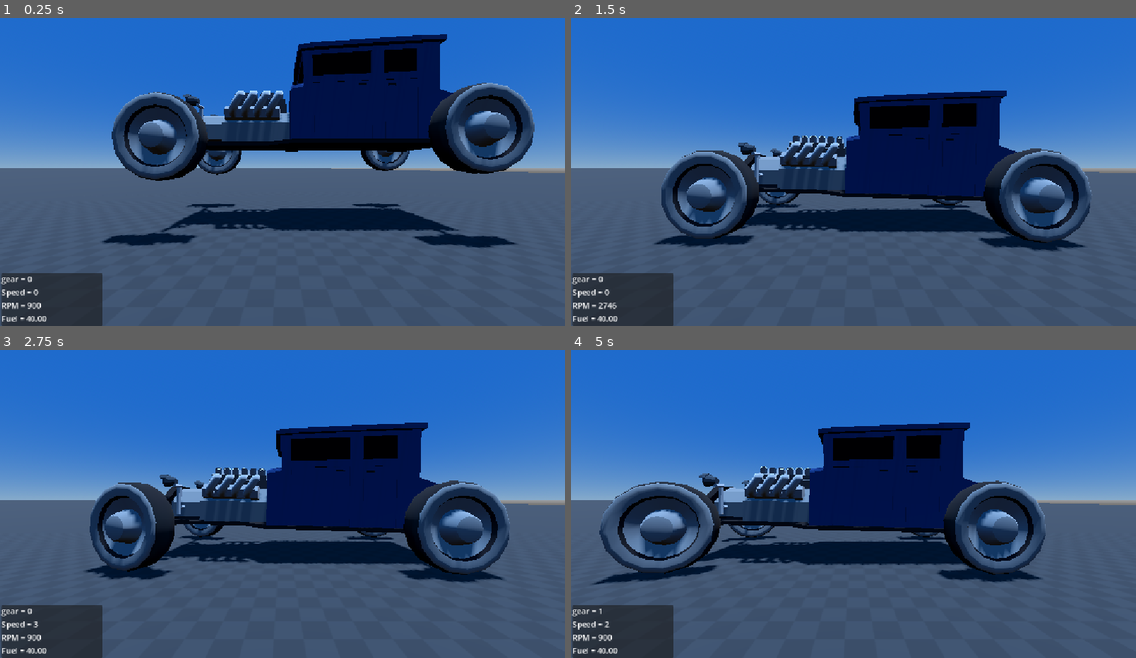
Above: before the commit, frames 1-4 (two rows, left to right).
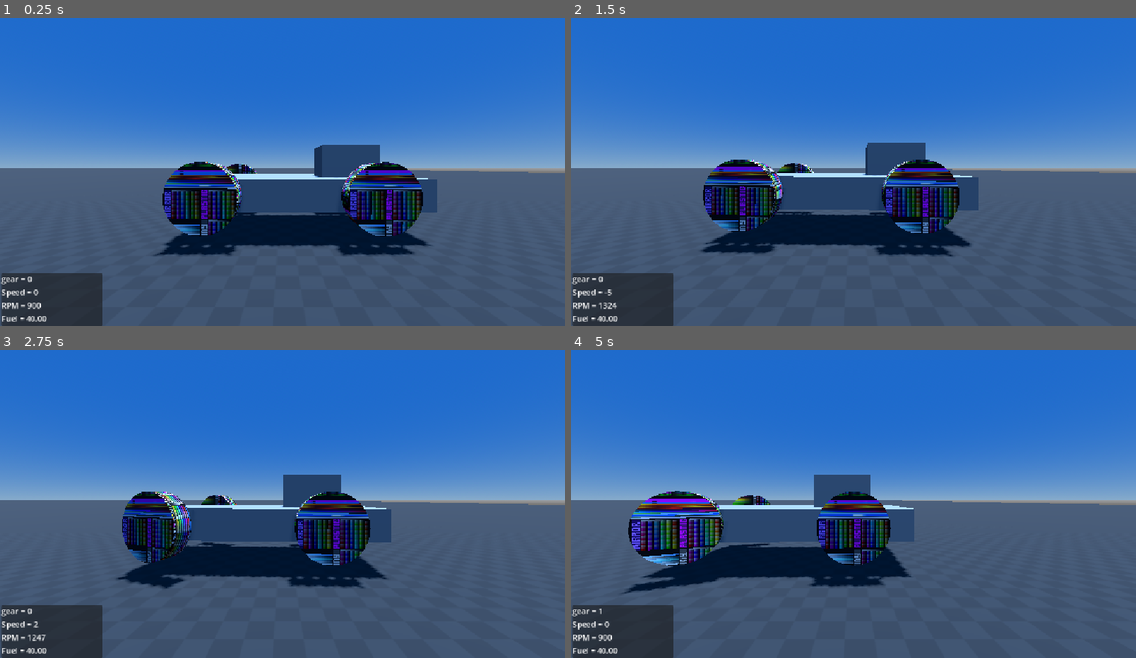
Above: after the commit, the same moments.

Repository: Yashveer75021/Godot-car-controller
Game: Godot game, scene res://Scene/main.tscn
Same seed, same stepped clock (60 frames per second), same inputs: the game is played once before the commit and once after it.
Inputs:
- Up to frame 1 (0.25 s): no input
- Up to frame 2 (1.5 s): hold D (SteerRight) 0.53-1.28 s; hold Shift (Clutch) 0.53-1.28 s; hold S (Brake) from 1.28 s (still down); tap W (Throttle) at 1.35 s
- Up to frame 3 (2.75 s): release S (Brake) at 2.03 s; hold D (SteerRight) from 2.03 s (still down); hold Shift (Clutch) from 2.03 s (still down)
- Up to frame 4 (5 s): release D (SteerRight) at 2.78 s; release Shift (Clutch) at 2.78 s; hold Q (ShiftUp) 2.78-3.53 s; tap W (Throttle) at 2.85, 4.35 s; hold Shift (Clutch) 3.53-4.28 s; hold A (SteerLeft) from 3.53 s (still down)

The runs differ from the first frame. In frame 1, 33% of the frame differs, in the area x 18-95%, y 5-78%; in frame 2, 25%; in frame 3, 24%; in frame 4, 25%.
Error after the commit: Attempt to call function 'rotate_x' in base 'null instance' on a null instance. (res://script/Vehicle/wheel_suspension.gd:71)

Commit message:
add drive system

Diff:
--- a/Scene/car.tscn
+++ b/Scene/car.tscn
@@ -8,8 +8,7 @@
 [ext_resource type="Script" uid="uid://dnr4dw6v7viol" path="res://script/Vehicle/wheel_params.gd" id="3_hbetw"]
 [ext_resource type="Script" uid="uid://787t50o6ky6u" path="res://script/Vehicle/TireModel/brush_tire_model.gd" id="4_mmd8j"]
 [ext_resource type="PackedScene" uid="uid://b8tj5b277nxm4" path="res://Scene/gui.tscn" id="8_jlqtu"]
-
-[sub_resource type="PhysicsMaterial" id="PhysicsMaterial_kkigb"]
+[ext_resource type="Material" uid="uid://bdcuuya7oexpb" path="res://assets/material/hot_rod.tres" id="8_x3piv"]
 
 [sub_resource type="Resource" id="Resource_2icf6"]
 script = ExtResource("2_ynucw")
@@ -80,6 +79,8 @@
 
 [sub_resource type="Resource" id="Resource_uukhu"]
 script = ExtResource("2_uukhu")
+max_steer = 0.35
+max_brake_force = 25000.0
 torque_curve = SubResource("Curve_mmd8j")
 throttle_model = SubResource("Curve_ynucw")
 drivetrain_params = SubResource("Resource_hbetw")
@@ -104,7 +105,6 @@
 
 [node name="CarRigidBody" type="RigidBody3D" parent="." unique_id=1648240995]
 mass = 1000.0
-physics_material_override = SubResource("PhysicsMaterial_kkigb")
 script = ExtResource("1_cd047")
 car_params = SubResource("Resource_uukhu")
 
@@ -124,36 +124,40 @@
 transform = Transform3D(1, 0, 0, 0, 1, 0, 0, 0, 1, 1.013, 0, -1.3965495)
 script = ExtResource("2_d7vpe")
 
-[node name="MeshInstance3D" type="MeshInstance3D" parent="CarRigidBody/wheel_fl" unique_id=1398994187]
+[node name="wheelmesh" type="MeshInstance3D" parent="CarRigidBody/wheel_fl" unique_id=1398994187]
 transform = Transform3D(-4.371139e-08, -1, 0, 1, -4.371139e-08, 0, 0, 0, 1, 0.17748618, 0, -0.006896496)
 mesh = SubResource("CylinderMesh_d2r2c")
+surface_material_override/0 = ExtResource("8_x3piv")
 
 [node name="wheel_fr" type="RayCast3D" parent="CarRigidBody" unique_id=1061535138]
 unique_name_in_owner = true
 transform = Transform3D(1, 0, 0, 0, 1, 0, 0, 0, 1, -1.0073645, 0, -1.3962469)
 script = ExtResource("2_d7vpe")
 
-[node name="MeshInstance3D" type="MeshInstance3D" parent="CarRigidBody/wheel_fr" unique_id=922180232]
-transform = Transform3D(-4.371139e-08, -1, 0, 1, -4.371139e-08, 0, 0, 0, 1, -0.16540599, 0, -0.012331247)
+[node name="wheelmesh" type="MeshInstance3D" parent="CarRigidBody/wheel_fr" unique_id=922180232]
+transform = Transform3D(4.371139e-08, 1, -8.742278e-08, 1, -4.371139e-08, 0, -3.821371e-15, -8.742278e-08, -1, -0.16540599, 0, -0.012331247)
 mesh = SubResource("CylinderMesh_d2r2c")
+surface_material_override/0 = ExtResource("8_x3piv")
 
 [node name="wheel_bl" type="RayCast3D" parent="CarRigidBody" unique_id=392482441]
 unique_name_in_owner = true
 transform = Transform3D(1, 0, 0, 0, 1, 0, 0, 0, 1, 1.0130515, 0, 1.0688372)
 script = ExtResource("2_d7vpe")
 
-[node name="MeshInstance3D" type="MeshInstance3D" parent="CarRigidBody/wheel_bl" unique_id=1872914408]
+[node name="wheelmesh" type="MeshInstance3D" parent="CarRigidBody/wheel_bl" unique_id=1872914408]
 transform = Transform3D(-4.371139e-08, -1, 0, 1, -4.371139e-08, 0, 0, 0, 1, 0.17748618, 0, 0.0038654804)
 mesh = SubResource("CylinderMesh_d2r2c")
+surface_material_override/0 = ExtResource("8_x3piv")
 
 [node name="wheel_br" type="RayCast3D" parent="CarRigidBody" unique_id=31195371]
 unique_name_in_owner = true
 transform = Transform3D(1, 0, 0, 0, 1, 0, 0, 0, 1, -1.0073645, -2.9802322e-08, 1.0688372)
 script = ExtResource("2_d7vpe")
 
-[node name="MeshInstance3D" type="MeshInstance3D" parent="CarRigidBody/wheel_br" unique_id=1277583095]
-transform = Transform3D(-4.371139e-08, -1, 0, 1, -4.371139e-08, 0, 0, 0, 1, -0.16540599, 0, 0.0038655996)
+[node name="wheelmesh" type="MeshInstance3D" parent="CarRigidBody/wheel_br" unique_id=1277583095]
+transform = Transform3D(4.371139e-08, 1, -8.742278e-08, 1, -4.371139e-08, 0, -3.821371e-15, -8.742278e-08, -1, -0.16540599, 0, 0.0038655996)
 mesh = SubResource("CylinderMesh_d2r2c")
+surface_material_override/0 = ExtResource("8_x3piv")
 
 [node name="EngineSound" type="AudioStreamPlayer3D" parent="CarRigidBody" unique_id=913562855]
 
--- a/Scene/hot_rod.tscn
+++ b/Scene/hot_rod.tscn
@@ -126,7 +126,7 @@
 transform = Transform3D(1, 0, 0, 0, 1, 0, 0, 0, 1, 1.433, -0.062619686, -2.55255)
 script = ExtResource("7_7psl7")
 
-[node name="hot_rod_wheel" parent="CarRigidBody/wheel_fl" unique_id=124761848 instance=ExtResource("9_e6lfj")]
+[node name="wheelmesh" parent="CarRigidBody/wheel_fl" unique_id=124761848 instance=ExtResource("9_e6lfj")]
 transform = Transform3D(1, 0, 0, 0, 1, 0, 0, 0, 1, 0.055874586, 0, 0)
 
 [node name="wheel_fr" type="RayCast3D" parent="CarRigidBody" unique_id=1061535138]
@@ -134,7 +134,7 @@
 transform = Transform3D(1, 0, 0, 0, 1, 0, 0, 0, 1, -1.437, -0.063, -2.553)
 script = ExtResource("7_7psl7")
 
-[node name="hot_rod_wheel" parent="CarRigidBody/wheel_fr" unique_id=1274461608 instance=ExtResource("9_e6lfj")]
+[node name="wheelmesh" parent="CarRigidBody/wheel_fr" unique_id=1274461608 instance=ExtResource("9_e6lfj")]
 transform = Transform3D(1, 0, 0, 0, 1, 0, 0, 0, 1, -0.022349834, 0, 0)
 
 [node name="wheel_bl" type="RayCast3D" parent="CarRigidBody" unique_id=392482441]
@@ -142,14 +142,14 @@
 transform = Transform3D(1, 0, 0, 0, 1, 0, 0, 0, 1, 1.5121458, 0.052021235, 2.5552137)
 script = ExtResource("7_7psl7")
 
-[node name="hot_rod_wheel" parent="CarRigidBody/wheel_bl" unique_id=438422370 instance=ExtResource("9_e6lfj")]
+[node name="wheelmesh" parent="CarRigidBody/wheel_bl" unique_id=438422370 instance=ExtResource("9_e6lfj")]
 
 [node name="wheel_br" type="RayCast3D" parent="CarRigidBody" unique_id=31195371]
 unique_name_in_owner = true
 transform = Transform3D(1, 0, 0, 0, 1, 0, 0, 0, 1, -1.53967, 0.052, 2.555)
 script = ExtResource("7_7psl7")
 
-[node name="hot_rod_wheel" parent="CarRigidBody/wheel_br" unique_id=1593467132 instance=ExtResource("9_e6lfj")]
+[node name="wheelmesh" parent="CarRigidBody/wheel_br" unique_id=1593467132 instance=ExtResource("9_e6lfj")]
 
 [node name="EngineSound" type="AudioStreamPlayer3D" parent="CarRigidBody" unique_id=913562855]
 
--- a/Scene/main.tscn
+++ b/Scene/main.tscn
@@ -1,7 +1,7 @@
 [gd_scene format=3 uid="uid://ciqus0u5qt4i4"]
 
 [ext_resource type="Texture2D" uid="uid://irmpoku3b0mo" path="res://prototype/Vector/texture_09.svg" id="1_f6udf"]
-[ext_resource type="PackedScene" uid="uid://b5lei5q0xtlet" path="res://Scene/hot_rod.tscn" id="2_sblpm"]
+[ext_resource type="PackedScene" uid="uid://r282sygw2yqb" path="res://Scene/car.tscn" id="2_sblpm"]
 
 [sub_resource type="ProceduralSkyMaterial" id="ProceduralSkyMaterial_f43sq"]
 sky_top_color = Color(0.12264869, 0.4146441, 0.80153394, 1)
@@ -59,4 +59,4 @@
 use_collision = true
 
 [node name="car" parent="." unique_id=2000124875 instance=ExtResource("2_sblpm")]
-transform = Transform3D(1, 0, 0, 0, 1, 0, 0, 0, 1, 1.9228163, 2.6707327, 193.7172)
+transform = Transform3D(1, 0, 0, 0, 1, 0, 0, 0, 1, 1.1915832, 1.5244894, 193.47168)
--- a/project.godot
+++ b/project.godot
@@ -31,26 +31,31 @@
 Throttle={
 "deadzone": 0.2,
 "events": [null, Object(InputEventKey,"resource_local_to_scene":false,"resource_name":"","device":-1,"window_id":0,"alt …(198 unchanged characters)…
+, Object(InputEventJoypadMotion,"resource_local_to_scene":false,"resource_name":"","device":-1,"axis":5,"axis_value":1.0,"script":null)
 ]
 }
 Brake={
 "deadzone": 0.2,
 "events": [Object(InputEventKey,"resource_local_to_scene":false,"resource_name":"","device":-1,"window_id":0,"alt_press …(192 unchanged characters)…
+, Object(InputEventJoypadMotion,"resource_local_to_scene":false,"resource_name":"","device":-1,"axis":4,"axis_value":1.0,"script":null)
 ]
 }
 SteerLeft={
 "deadzone": 0.2,
 "events": [Object(InputEventKey,"resource_local_to_scene":false,"resource_name":"","device":-1,"window_id":0,"alt_press …(191 unchanged characters)…
+, Object(InputEventJoypadMotion,"resource_local_to_scene":false,"resource_name":"","device":-1,"axis":0,"axis_value":-1.0,"script":null)
 ]
 }
 SteerRight={
 "deadzone": 0.2,
 "events": [Object(InputEventKey,"resource_local_to_scene":false,"resource_name":"","device":-1,"window_id":0,"alt_press …(192 unchanged characters)…
+, Object(InputEventJoypadMotion,"resource_local_to_scene":false,"resource_name":"","device":-1,"axis":0,"axis_value":1.0,"script":null)
 ]
 }
 Handbrake={
 "deadzone": 0.2,
 "events": [Object(InputEventKey,"resource_local_to_scene":false,"resource_name":"","device":-1,"window_id":0,"alt_press …(191 unchanged characters)…
+, Object(InputEventJoypadButton,"resource_local_to_scene":false,"resource_name":"","device":-1,"button_index":1,"pressure":0.0,"pressed":true,"script":null)
 ]
 }
 Clutch={
@@ -61,11 +66,13 @@
 ShiftUp={
 "deadzone": 0.2,
 "events": [Object(InputEventKey,"resource_local_to_scene":false,"resource_name":"","device":-1,"window_id":0,"alt_press …(192 unchanged characters)…
+, Object(InputEventJoypadButton,"resource_local_to_scene":false,"resource_name":"","device":-1,"button_index":10,"pressure":0.0,"pressed":true,"script":null)
 ]
 }
 ShiftDown={
 "deadzone": 0.2,
 "events": [Object(InputEventKey,"resource_local_to_scene":false,"resource_name":"","device":-1,"window_id":0,"alt_press …(192 unchanged characters)…
+, Object(InputEventJoypadButton,"resource_local_to_scene":false,"resource_name":"","device":-1,"button_index":9,"pressure":0.0,"pressed":true,"script":null)
 ]
 }
 
